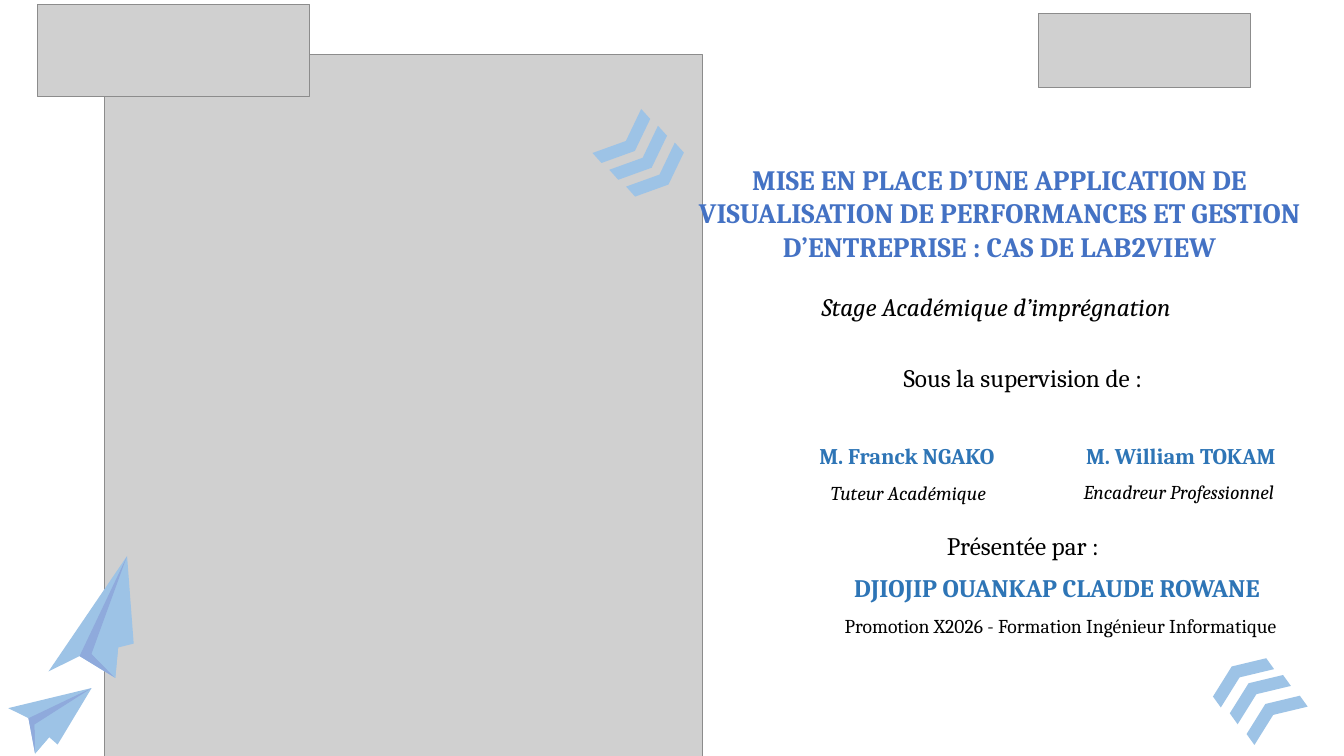
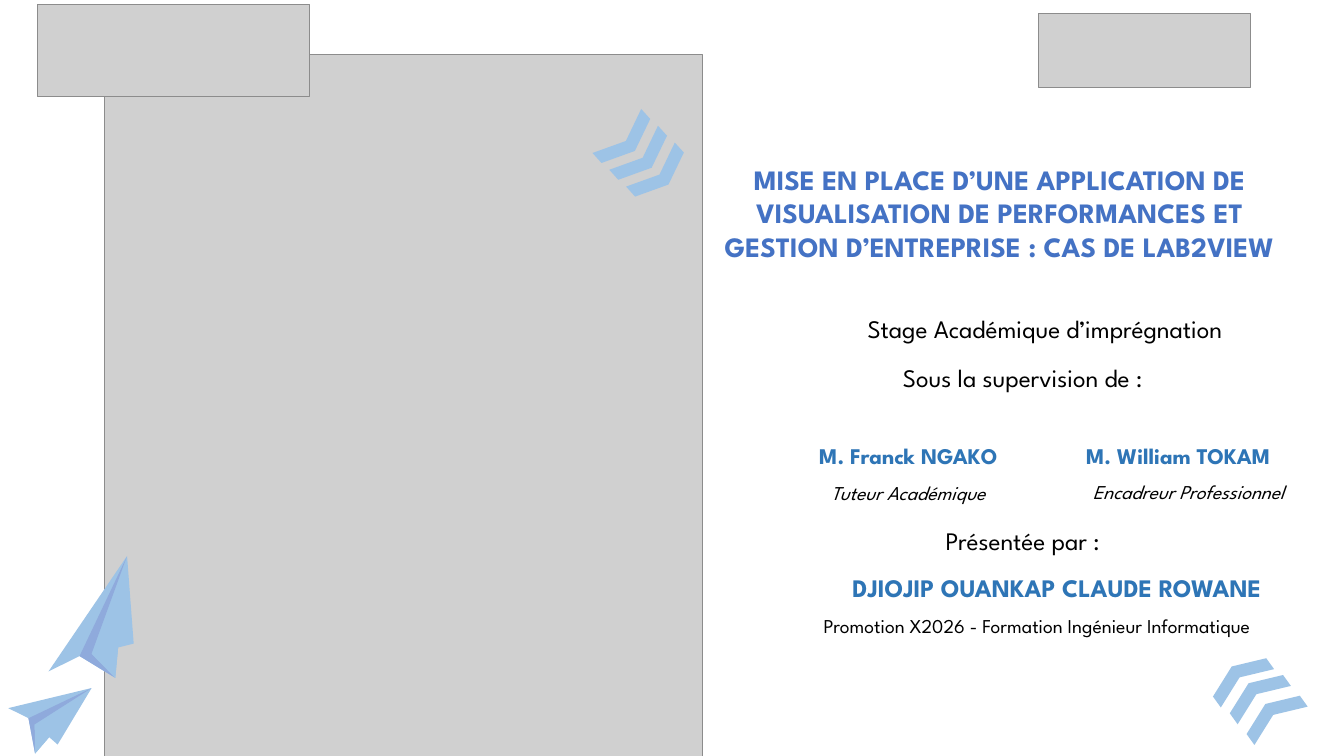
Before and after one commit to Claude127/stageX2, a slide deck: slide 1 of Presentation1.pptx. Drawn at 1344x756 pixels with LibreOffice and Linux fonts; fonts in the diff are those of the drawing; grey boxes stand for pictures. Boxes give left, top, right and bottom in pixels: in the first picture for what was removed or moved away, otherwise in the second. Text is boxed around its words. In the diff, an @@ line names an element or a change of style, - is before the commit and + after.

```diff
--- a/Presentation1.pptx
+++ b/Presentation1.pptx
@@ text "Stage Académique d’imprégnation": place and size @@
-text "Stage Académique d’imprégnation" at <box>822,298,1170,322</box>
+text "Stage Académique d’imprégnation" at <box>868,320,1222,344</box>
@@ text "Stage Académique d’imprégnation" at <box>868,320,1222,344</box>: font Cambria to League Spartan, italic off @@
@@ font Cambria to League Spartan in 9 elements at <box>903,369,1130,393</box>, <box>1086,448,1271,465</box>, <box>831,486,986,504</box>, <box>852,580,1261,598</box>, <box>946,533,1087,556</box>, <box>824,619,1250,638</box>, <box>1093,485,1284,500</box>, <box>725,171,1274,258</box>, <box>819,448,997,465</box> @@
@@ text "Promotion X2026 - Formation Ingénieur ...": place and size @@
-text "Promotion X2026 - Formation Ingénieur ..." at <box>845,619,1276,638</box>
+text "Promotion X2026 - Formation Ingénieur ..." at <box>824,619,1250,638</box>
```
Also in this commit, not shown: 25 other slides changed.
